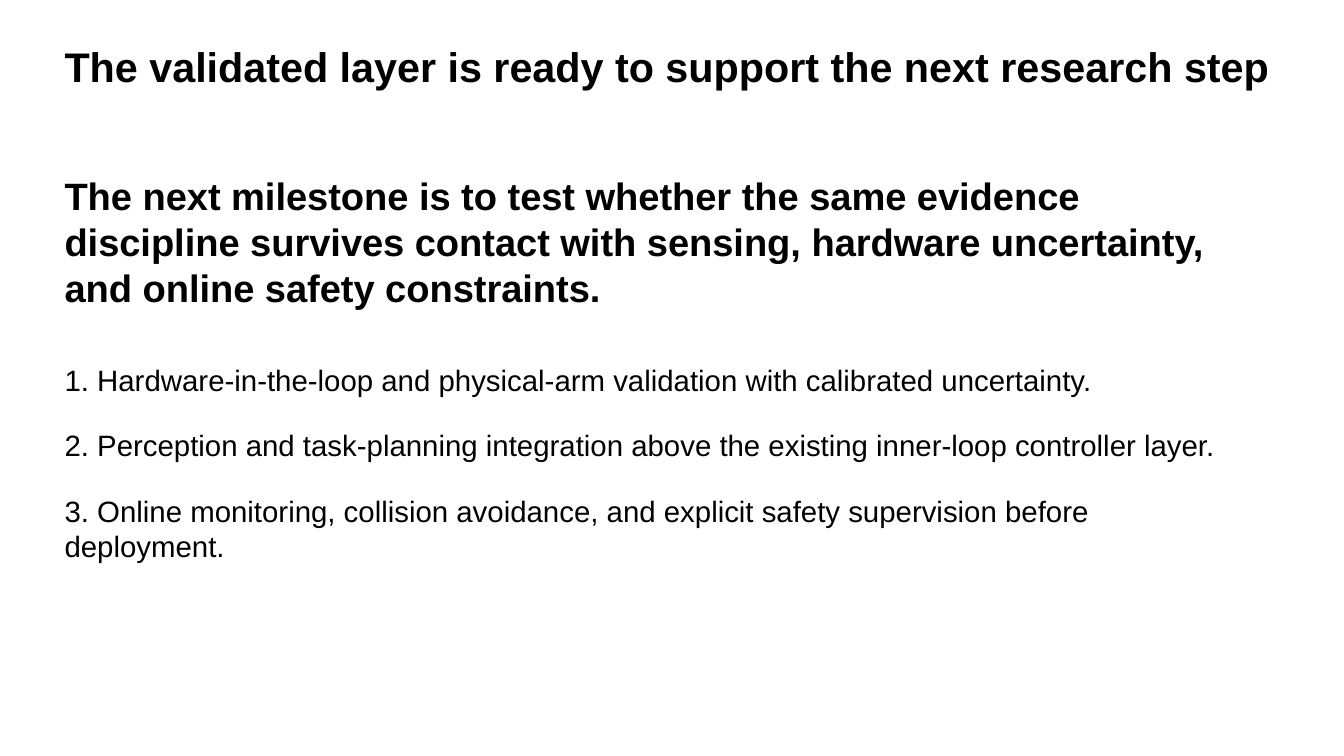
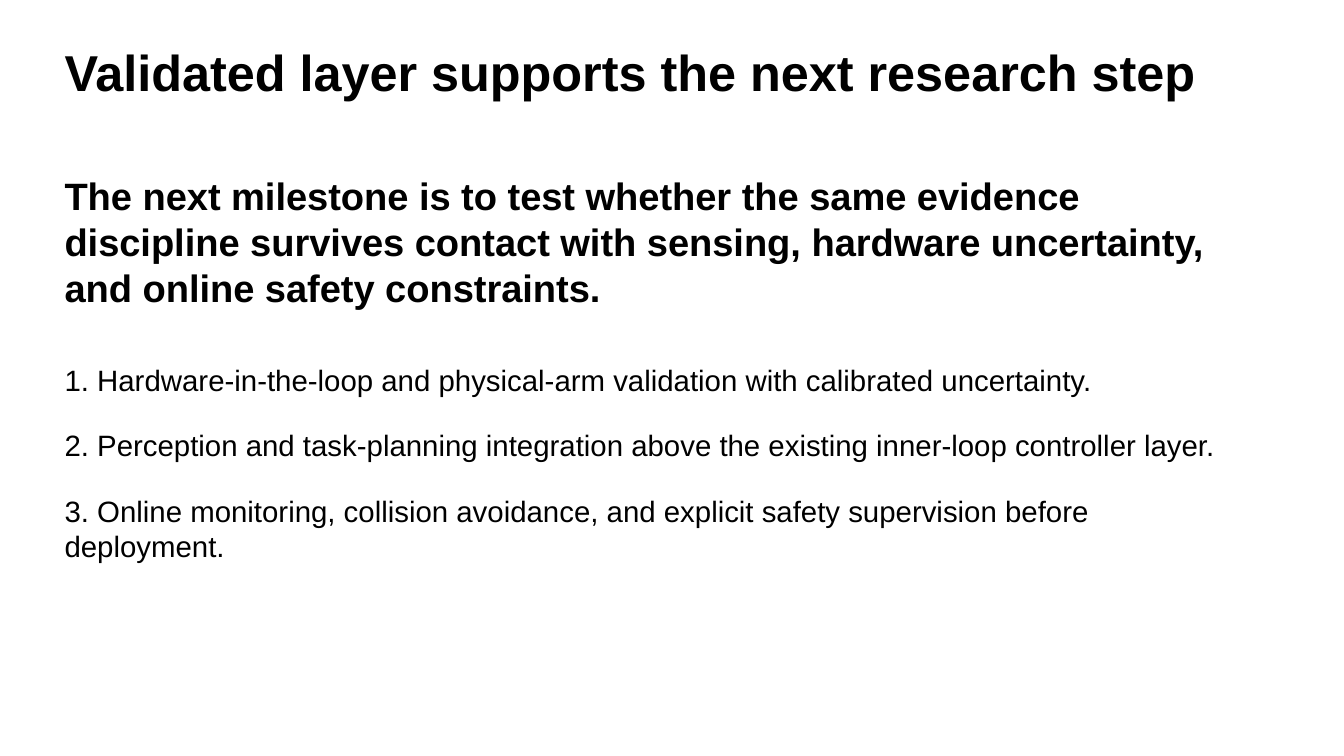
Before and after one commit to yzh423/PID-MATLAB, a slide deck: slide 10 of presentation/final_presentation.pptx. Drawn at 1344x756 pixels with LibreOffice and Linux fonts; fonts in the diff are those of the drawing. Boxes give left, top, right and bottom in pixels: in the first picture for what was removed or moved away, otherwise in the second. Text is boxed around its words. In the diff, an @@ line names an element or a change of style, - is before the commit and + after.

```diff
--- a/presentation/final_presentation.pptx
+++ b/presentation/final_presentation.pptx
@@ text at box(65, 54, 1196, 100): text changed; size 29.5 to 36 pt @@
-The validated layer is ready to support the next research step
+Validated layer supports the next research step
```
Also in this commit, not shown: 2 other slides changed, 26 other files.
